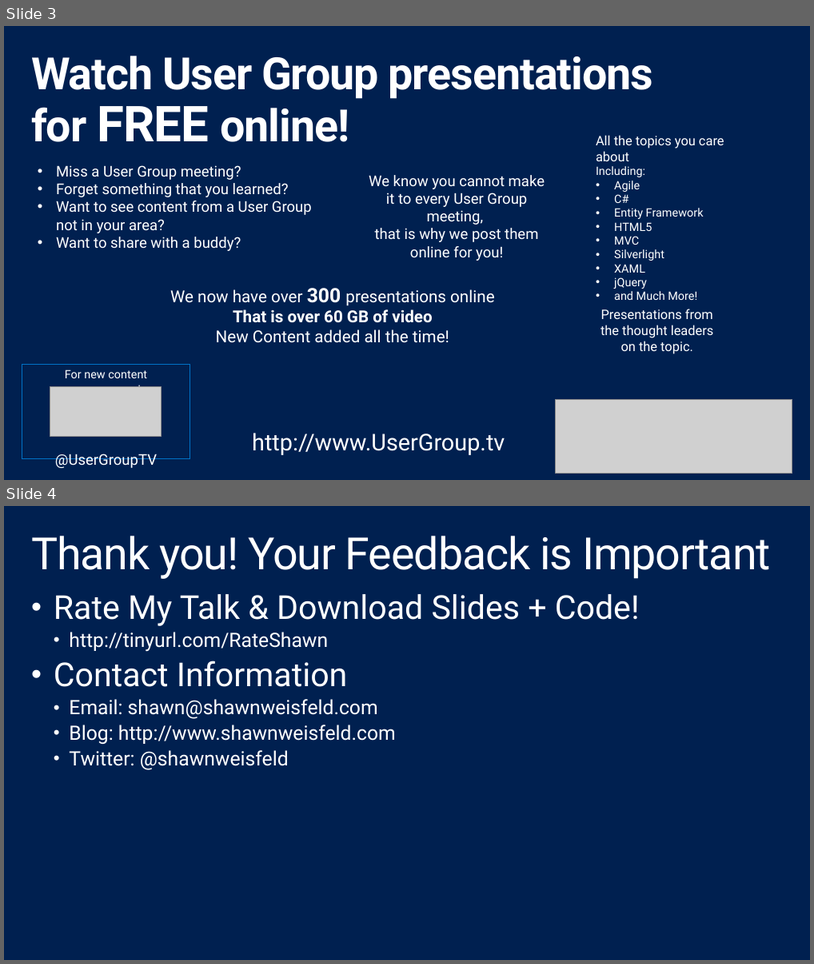
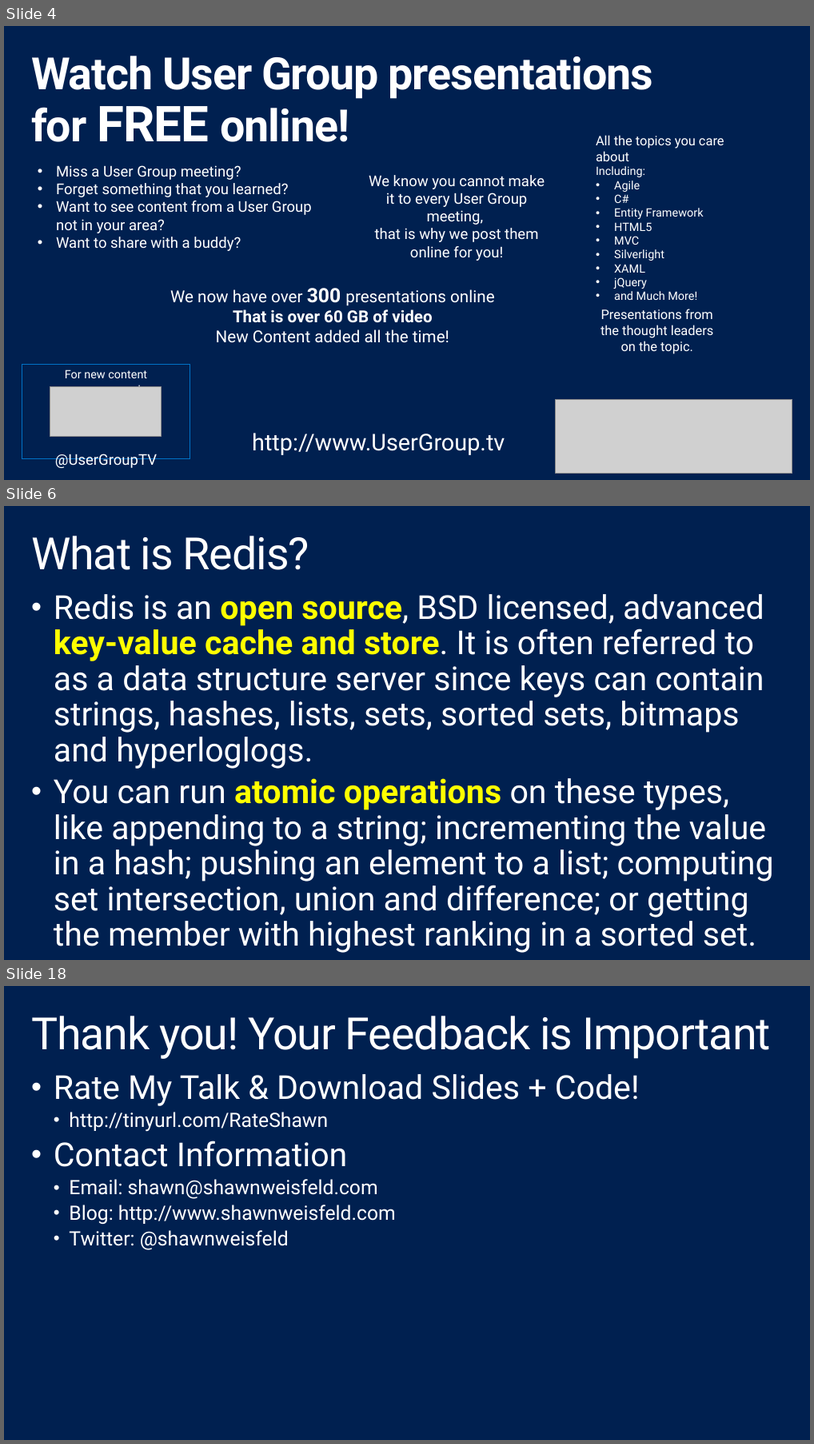
Before and after one commit to shawnweisfeld/20140815_Redis, a slide deck: Redis.pptx. Shown one above the other, each under a label of ours: slides 3 and 4 before the commit, slides 4, 6 and 18 after it; the slides between them are not shown. The pictures are 814x964 and 814x1444 pixels, drawn with LibreOffice and Linux fonts; fonts in the diff are those of the drawing; grey boxes stand for pictures; background and template pictures are left out. Boxes give left, top, right and bottom in pixels: in the first picture for what was removed or moved away, otherwise in the second. Text is boxed around its words. In the diff, an @@ line names an element or a change of style, - is before the commit and + after.

Commit message:
added simple redis examples, updated ppt

```diff
--- a/Redis.pptx
+++ b/Redis.pptx
@@ slide 6 added at bbox=[4, 506, 810, 960], background #002050 @@
@@ title added at bbox=[31, 536, 310, 570], 54 pt, text #FFFFFF @@
+What is Redis?
@@ text added at bbox=[54, 594, 774, 952], 40 pt, text #FFFFFF @@
+• Redis is an open source, BSD licensed, advanced key-value cache and store. It is often referred to as a data structure server since keys can contain strings, hashes, lists, sets, sorted sets, bitmaps and hyperloglogs.
+• You can run atomic operations on these types, like appending to a string; incrementing the value in a hash; pushing an element to a list; computing set intersection, union and difference; or getting the member with highest ranking in a sorted set.
@@ what was slide 3 is now slide 4 @@
@@ what was slide 4 is now slide 18 @@
```
Also in this commit, not shown: 15 other slides added, 6 other files.
